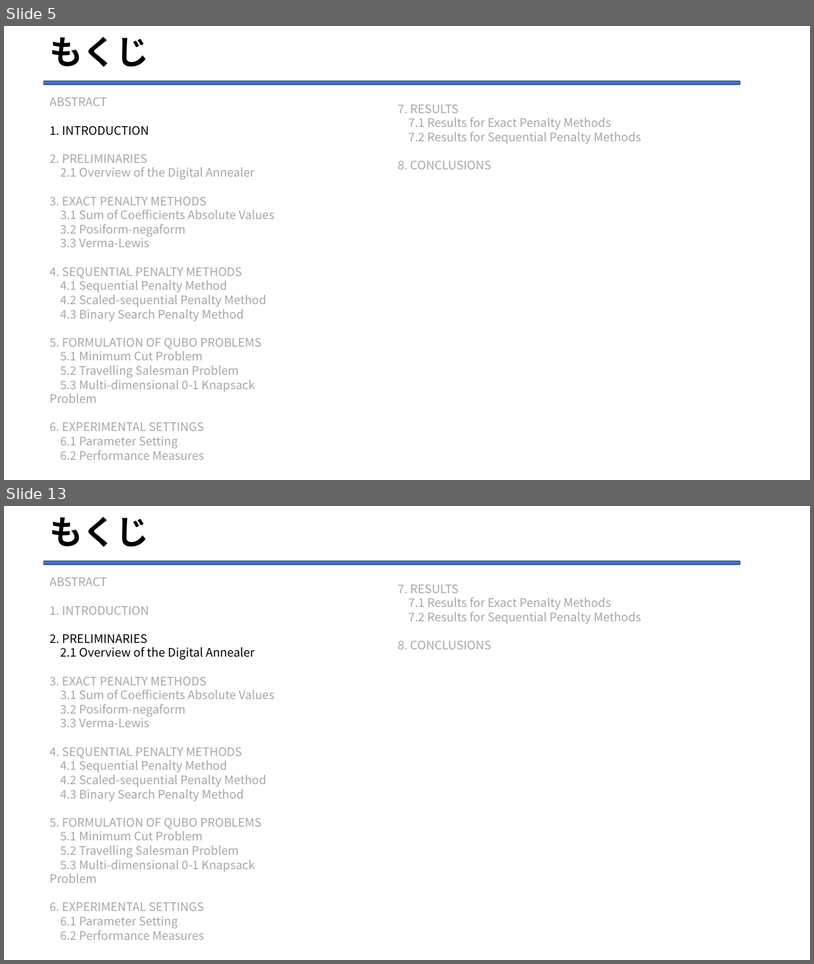
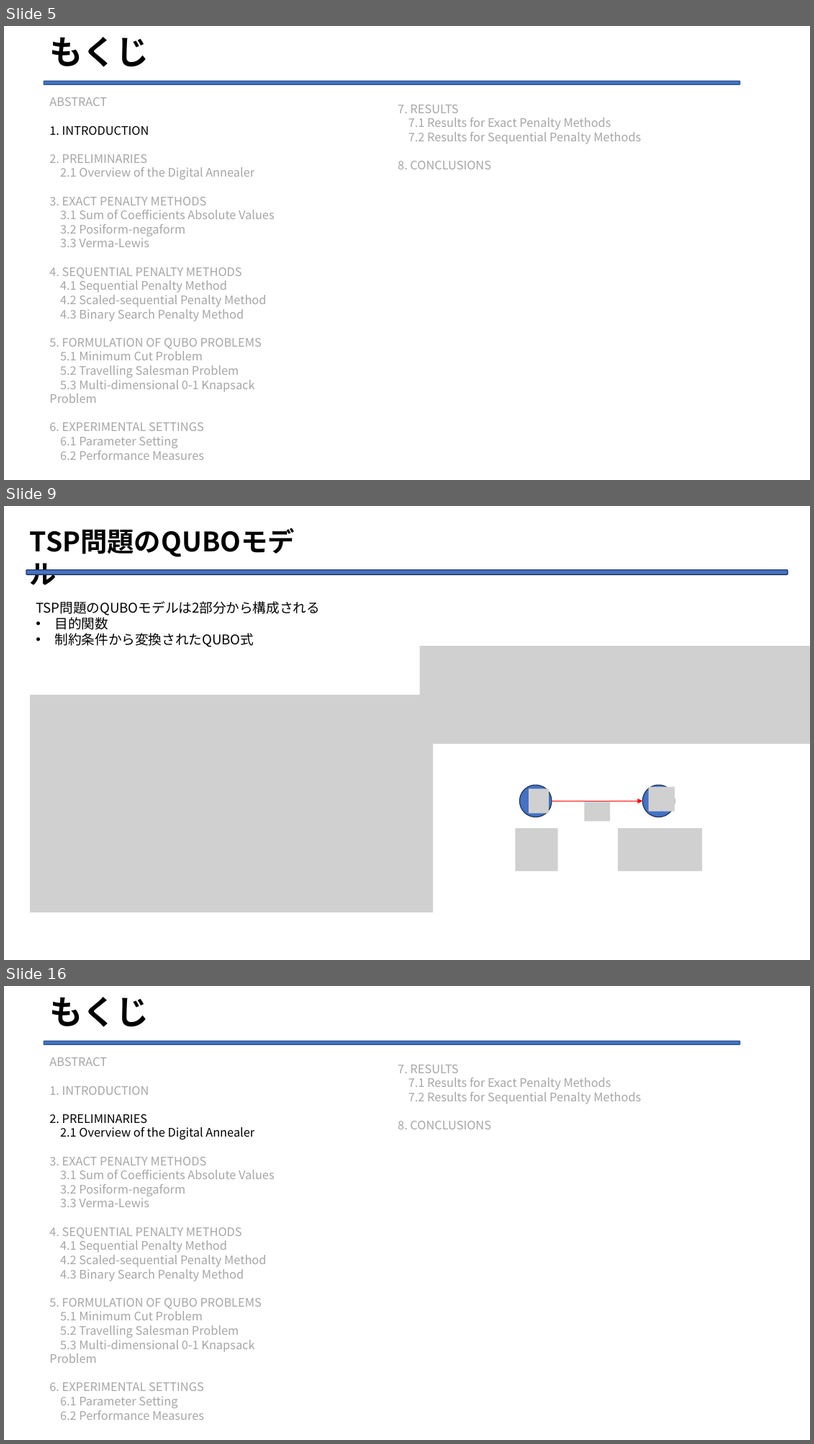
Before and after one commit to Legolas9999/zemi, a slide deck: lcj_ron_zemi2.pptx. Shown one above the other, each under a label of ours: slides 5 and 13 before the commit, slides 5, 9 and 16 after it; the slides between them are not shown. The pictures are 814x964 and 814x1444 pixels, drawn with LibreOffice and Linux fonts; fonts in the diff are those of the drawing; grey boxes stand for pictures. Boxes give left, top, right and bottom in pixels: in the first picture for what was removed or moved away, otherwise in the second. Text is boxed around its words. In the diff, an @@ line names an element or a change of style, - is before the commit and + after.

```diff
--- a/lcj_ron_zemi2.pptx
+++ b/lcj_ron_zemi2.pptx
@@ slide 9 added at box(4, 506, 810, 960), background #FFFFFF @@
@@ text added at box(24, 522, 322, 561), 32 pt, text #000000, bold @@
+TSP問題のQUBOモデル
@@ rounded rectangle added at box(26, 570, 789, 575), fill #4472C4, outline #1E3256 1 pt @@
@@ text added at box(36, 601, 320, 647), 16 pt, text #000000 @@
+TSP問題のQUBOモデルは2部分から構成される
+• 目的関数
+• 制約条件から変換されたQUBO式
@@ picture added at box(420, 646, 810, 744) @@
@@ picture added at box(30, 695, 434, 912) @@
@@ group added at box(516, 785, 702, 871): 5 pictures, 2 ellipses, 1 arrow @@
@@ what was slide 13 is now slide 16 @@
```
Also in this commit, not shown: 8 slides changed, 2 other slides added, 9 other files.
